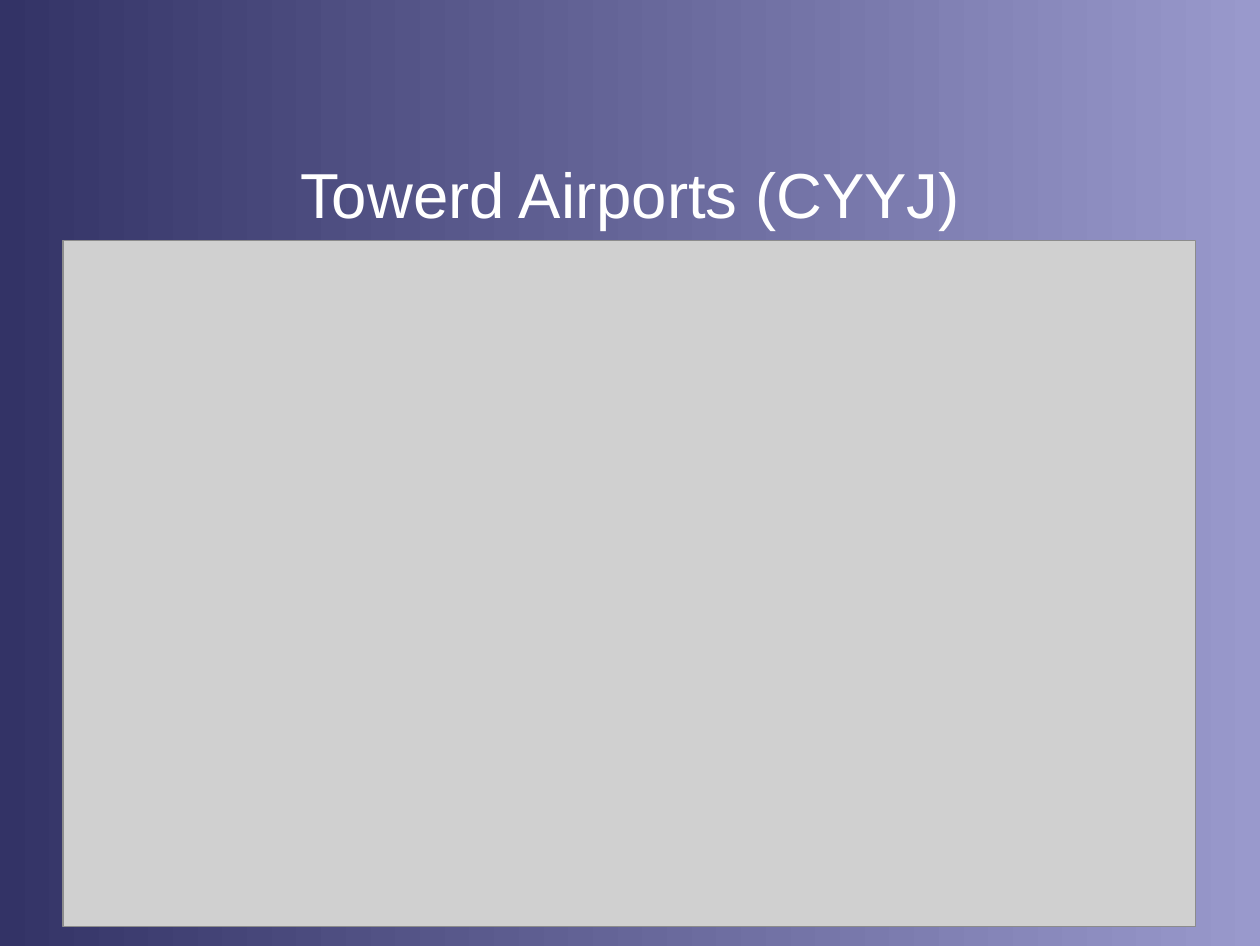
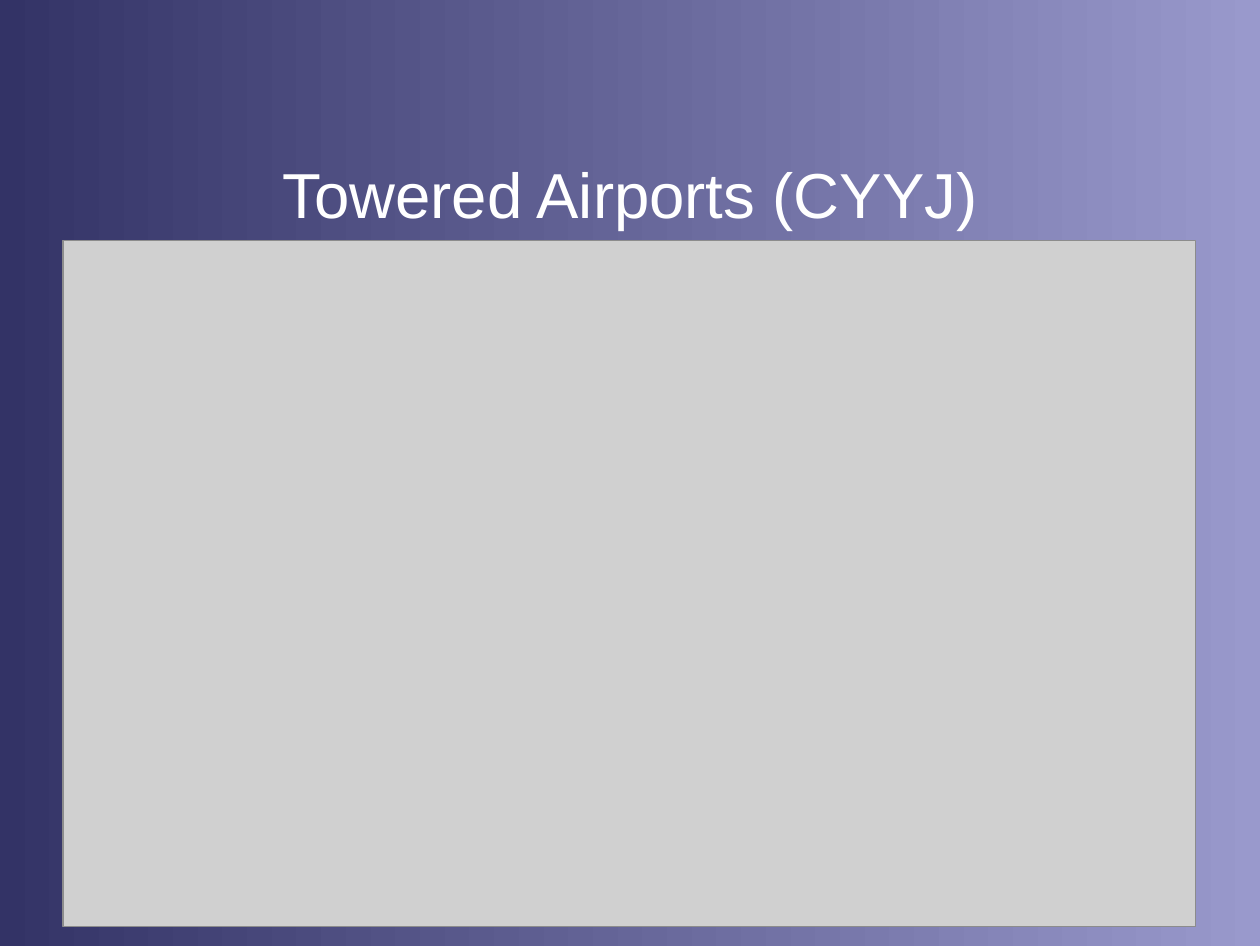
Before and after one commit to stephanheinemann/flight, a slide deck: slide 10 of FI/Circuits/Circuits.odp (slide 9 before the commit). Drawn at 1260x946 pixels with LibreOffice and Linux fonts; fonts in the diff are those of the drawing; grey boxes stand for pictures; background and template pictures are left out. Boxes give left, top, right and bottom in pixels: in the first picture for what was removed or moved away, otherwise in the second. Text is boxed around its words. In the diff, an @@ line names an element or a change of style, - is before the commit and + after.

```diff
--- a/FI/Circuits/Circuits.odp
+++ b/FI/Circuits/Circuits.odp
@@ title at [283,172,977,230]: text changed @@
-Towerd Airports (CYYJ)
+Towered Airports (CYYJ)
```
Also in this commit, not shown: 2 other slides changed, 2 slides added, 7 other files.
